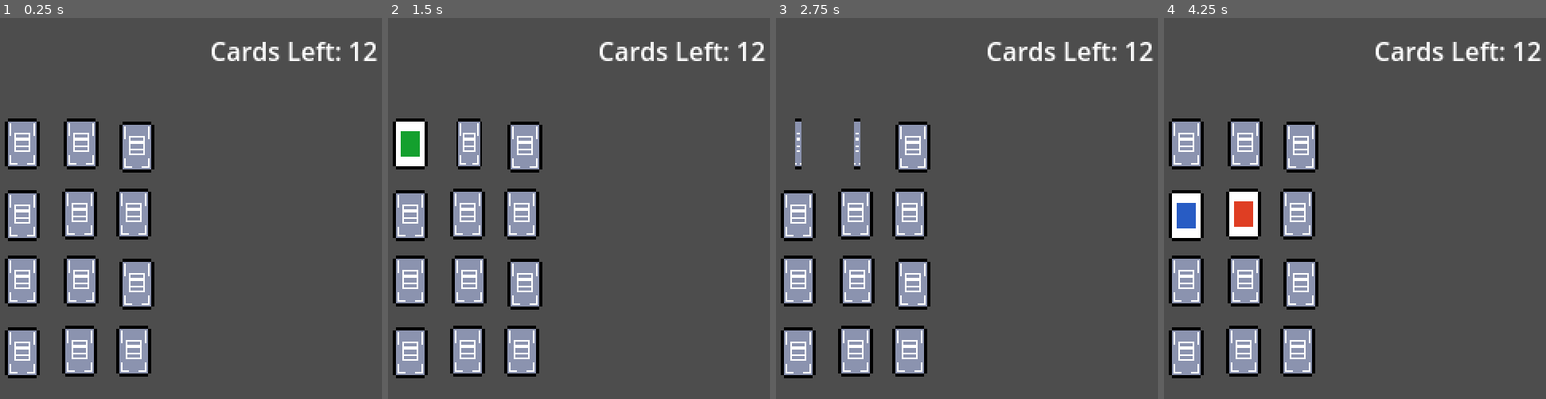
Above: before the commit, frames 1-4 (left to right).
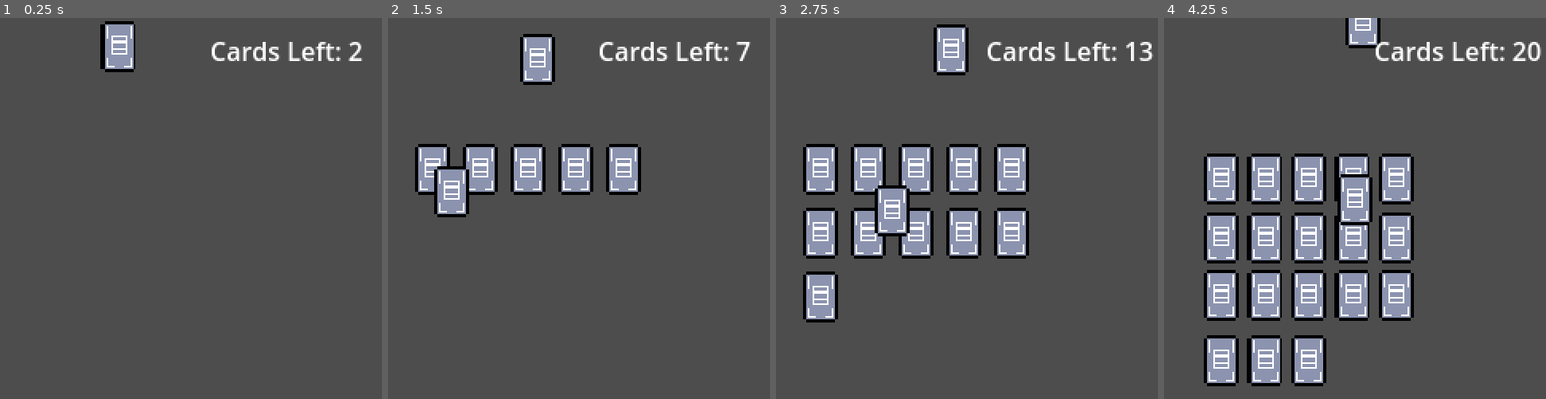
Above: after the commit, the same moments.

Repository: sugarvoid/card-sweeper
Game: Godot game, scene res://game/scene/game.tscn
Two runs of this game, one before a commit and one after it. Both use one fixed random seed, a clock stepped at 60 frames per second and the inputs below. The project has no main scene, so this scene is started directly.
Inputs (mouse positions are in pixels of both pictures, inside the frame that each line leads up to):
- Up to frame 1 (0.25 s): no input
- Up to frame 2 (1.5 s): move the mouse to (410, 143) at 0.52 s; click (410, 143) at 0.67 s; move the mouse to (468, 143) at 1.27 s; click (468, 143) at 1.42 s
- Up to frame 3 (2.75 s): move the mouse to (913, 147) at 2.02 s; click (913, 147) at 2.17 s
- Up to frame 4 (4.25 s): move the mouse to (1186, 216) at 2.77 s; click (1186, 216) at 2.92 s; move the mouse to (1244, 212) at 3.52 s; click (1244, 212) at 3.67 s; tap Escape (ui_cancel) at 4.15 s

The runs differ from the first frame. In frame 1, 16% of the frame differs, in the area x 1-99%, y 0-95%; in frame 2, 20%; in frame 3, 23%; in frame 4, 30%, in the area x 1-99%, y 0-97%.

Commit message:
Arranged cards. Player can only click two at a time

Diff:
--- a/game/scene/game.tscn
+++ b/game/scene/game.tscn
@@ -30,54 +30,159 @@
 
 [node name="CardPositions" type="Node" parent="CardManager"]
 
-[node name="Cards" type="Node" parent="CardManager"]
+[node name="0" type="Marker2D" parent="CardManager/CardPositions"]
+position = Vector2(70, 95)
 
-[node name="Card" parent="CardManager/Cards" instance=ExtResource("1_t8l60")]
-position = Vector2(56, 79)
+[node name="1" type="Marker2D" parent="CardManager/CardPositions"]
+position = Vector2(100, 95)
+
+[node name="2" type="Marker2D" parent="CardManager/CardPositions"]
+position = Vector2(130, 95)
+
+[node name="3" type="Marker2D" parent="CardManager/CardPositions"]
+position = Vector2(160, 95)
+
+[node name="4" type="Marker2D" parent="CardManager/CardPositions"]
+position = Vector2(190, 95)
+
+[node name="5" type="Marker2D" parent="CardManager/CardPositions"]
+position = Vector2(70, 135)
+
+[node name="6" type="Marker2D" parent="CardManager/CardPositions"]
+position = Vector2(100, 135)
+
+[node name="7" type="Marker2D" parent="CardManager/CardPositions"]
+position = Vector2(130, 135)
+
+[node name="8" type="Marker2D" parent="CardManager/CardPositions"]
+position = Vector2(160, 135)
+
+[node name="9" type="Marker2D" parent="CardManager/CardPositions"]
+position = Vector2(190, 135)
+
+[node name="10" type="Marker2D" parent="CardManager/CardPositions"]
+position = Vector2(70, 175)
+
+[node name="11" type="Marker2D" parent="CardManager/CardPositions"]
+position = Vector2(100, 175)
+
+[node name="12" type="Marker2D" parent="CardManager/CardPositions"]
+position = Vector2(130, 175)
+
+[node name="13" type="Marker2D" parent="CardManager/CardPositions"]
+position = Vector2(160, 175)
+
+[node name="14" type="Marker2D" parent="CardManager/CardPositions"]
+position = Vector2(190, 175)
+
+[node name="15" type="Marker2D" parent="CardManager/CardPositions"]
+position = Vector2(70, 220)
+
+[node name="16" type="Marker2D" parent="CardManager/CardPositions"]
+position = Vector2(100, 220)
+
+[node name="17" type="Marker2D" parent="CardManager/CardPositions"]
+position = Vector2(130, 220)
+
+[node name="18" type="Marker2D" parent="CardManager/CardPositions"]
+position = Vector2(160, 220)
+
+[node name="19" type="Marker2D" parent="CardManager/CardPositions"]
+position = Vector2(190, 220)
+
+[node name="Cards" type="Node2D" parent="CardManager"]
+
+[node name="Card0" parent="CardManager/Cards" instance=ExtResource("1_t8l60")]
+position = Vector2(267, 174)
+card_type = 1
+
+[node name="Card1" parent="CardManager/Cards" instance=ExtResource("1_t8l60")]
+position = Vector2(297, 174)
 card_type = 1
 
 [node name="Card2" parent="CardManager/Cards" instance=ExtResource("1_t8l60")]
-position = Vector2(93, 79)
+position = Vector2(327, 174)
 card_type = 1
 
 [node name="Card3" parent="CardManager/Cards" instance=ExtResource("1_t8l60")]
-position = Vector2(128, 81)
-card_type = 2
+position = Vector2(415, 170)
+card_type = 1
 
 [node name="Card4" parent="CardManager/Cards" instance=ExtResource("1_t8l60")]
-position = Vector2(56, 124)
-card_type = 3
+position = Vector2(478, 174)
+card_type = 1
 
 [node name="Card5" parent="CardManager/Cards" instance=ExtResource("1_t8l60")]
-position = Vector2(92, 123)
-card_type = 4
+position = Vector2(274, 210)
+card_type = 1
 
 [node name="Card6" parent="CardManager/Cards" instance=ExtResource("1_t8l60")]
-position = Vector2(126, 123)
-card_type = 5
+position = Vector2(322, 225)
+card_type = 1
 
 [node name="Card7" parent="CardManager/Cards" instance=ExtResource("1_t8l60")]
-position = Vector2(56, 165)
+position = Vector2(366, 221)
 card_type = 1
 
 [node name="Card8" parent="CardManager/Cards" instance=ExtResource("1_t8l60")]
-position = Vector2(93, 165)
+position = Vector2(406, 223)
 card_type = 1
 
 [node name="Card9" parent="CardManager/Cards" instance=ExtResource("1_t8l60")]
-position = Vector2(128, 167)
-card_type = 2
+position = Vector2(453, 224)
+card_type = 1
 
 [node name="Card10" parent="CardManager/Cards" instance=ExtResource("1_t8l60")]
-position = Vector2(56, 210)
-card_type = 3
+position = Vector2(294, 291)
+card_type = 1
 
 [node name="Card11" parent="CardManager/Cards" instance=ExtResource("1_t8l60")]
-position = Vector2(92, 209)
-card_type = 4
+position = Vector2(339, 288)
+card_type = 1
 
 [node name="Card12" parent="CardManager/Cards" instance=ExtResource("1_t8l60")]
-position = Vector2(126, 209)
-card_type = 5
+position = Vector2(381, 291)
+card_type = 1
+
+[node name="Card13" parent="CardManager/Cards" instance=ExtResource("1_t8l60")]
+position = Vector2(430, 292)
+card_type = 1
+
+[node name="Card14" parent="CardManager/Cards" instance=ExtResource("1_t8l60")]
+position = Vector2(465, 294)
+card_type = 1
+
+[node name="Card15" parent="CardManager/Cards" instance=ExtResource("1_t8l60")]
+position = Vector2(269, 347)
+card_type = 1
+
+[node name="Card16" parent="CardManager/Cards" instance=ExtResource("1_t8l60")]
+position = Vector2(321, 344)
+card_type = 1
+
+[node name="Card17" parent="CardManager/Cards" instance=ExtResource("1_t8l60")]
+position = Vector2(360, 342)
+card_type = 1
+
+[node name="Card18" parent="CardManager/Cards" instance=ExtResource("1_t8l60")]
+position = Vector2(405, 343)
+card_type = 1
+
+[node name="Card19" parent="CardManager/Cards" instance=ExtResource("1_t8l60")]
+position = Vector2(447, 343)
+card_type = 1
+
+[node name="TmrStartGame" type="Timer" parent="CardManager"]
+
+[node name="LblStart" type="Label" parent="CardManager"]
+offset_left = 87.0
+offset_top = 110.0
+offset_right = 235.0
+offset_bottom = 179.0
+scale = Vector2(1e-05, 1e-05)
+pivot_offset = Vector2(74, 34)
+theme_override_font_sizes/font_size = 50
+text = "START"
 
 [connection signal="timeout" from="CardManager/TmrFlipDelay" to="CardManager" method="_on_tmr_flip_delay_timeout"]
+[connection signal="timeout" from="CardManager/TmrStartGame" to="CardManager" method="_on_tmr_start_game_timeout"]
--- a/game/script/card.gd
+++ b/game/script/card.gd
@@ -19,7 +19,13 @@
 
 const BACK_FRAME = 0
 var front_frame: int = 1
+var slot: int
+var board_position: Vector2
+var is_on_board: bool
 
+var positions: Array[Vector2] = [
+	Vector2()
+]
 
 
 # Called when the node enters the scene tree for the first time.
@@ -33,6 +39,9 @@
 # Called every frame. 'delta' is the elapsed time since the previous frame.
 func _process(delta):
 	pass
+
+func set_board_position(pos: Vector2):
+	board_position = pos
 
 func setup(type: int):
 	self.card_type = type
@@ -55,6 +64,22 @@
 func change_to_back():
 	$Sprite2D.frame = BACK_FRAME
 
+func slide_to_position() -> void:
+	var tween = get_tree().create_tween()
+	tween.tween_property(self, "position", board_position, 0.5)
+	tween.tween_callback(on_board_placement)
+
+func fake_shuffle() -> void:
+	var tween = get_tree().create_tween()
+	tween.tween_property(self, "position", Vector2(166,166), 1)
+	await get_tree().create_timer(0.2).timeout
+	await tween.finished
+	var tween2 = get_tree().create_tween()
+	tween2.tween_property(self, "position", board_position, 1)
+	tween2.tween_callback(on_board_placement)
+
+func on_board_placement():
+	pass
 
 func _on_area_2d_input_event(viewport, event, shape_idx):
 	if event is InputEventMouseButton and event.pressed and event.button_index==1:
--- a/game/script/card_manager.gd
+++ b/game/script/card_manager.gd
@@ -10,29 +10,55 @@
 var graveyard_card: Array[Card]
 var cards_on_board: Array[Card]
 
+var can_click: bool = false
 
+var slots: Array[bool]
 
 # Called when the node enters the scene tree for the first time.
 func _ready():
+	slots.resize(20)
+	$TmrStartGame.start(5)
+
 	new_game_shuffle()
 	for c: Card in $Cards.get_children():
+		add_card_to_graveyard(c)
+		var card_num: int = int(c.name.substr(4,2).strip_edges())
+		c.slot = card_num
+		c.set_board_position(get_board_pos(card_num))
 		c.connect("was_clicked", flip_over_card)
 		c.connect("remove_me", add_card_to_graveyard)
 		c.connect("done_flipping", add_to_array)
-		cards_on_board.push_back(c)
 		emit_signal("on_card_amount_change", cards_on_board.size())
 	print('manager ready')
+
+	for i in range(20):
+		add_a_card_to_borad()
+		await get_tree().create_timer(0.2).timeout
+
+	print(slots)
 
 
 
 # Called every frame. 'delta' is the elapsed time since the previous frame.
 func _process(delta):
 	pass
+	##print(faceup_cards.size())
+
+func _unhandled_input(event):
+	if event.is_action_pressed("ui_cancel"):
+		for c: Card in $Cards.get_children():
+			c.fake_shuffle()
+
+
+func get_board_pos(slot: int) -> Vector2:
+	return $CardPositions.get_child(slot).position
+
 
 func new_game_shuffle() -> void:
 	randomize()
 	for c: Card in $Cards.get_children():
 		c.setup(randi_range(1,4))
+
 
 func _gen_card_type() -> int:
 	randomize()
@@ -46,17 +72,24 @@
 		return Card.CARD_TYPE.CLAEN
 
 
-func add_card_to_borad(pos: Vector2) -> void:
+func add_a_card_to_borad() -> void:
 	var next_up: Card = graveyard_card.pop_front()
+	cards_on_board.push_back(next_up)
 	next_up.setup(_gen_card_type())
+	slots[next_up.slot] = true
+	next_up.slide_to_position()
+	next_up.is_on_board = true
 	emit_signal("on_card_amount_change", cards_on_board.size())
 
 func add_card_to_graveyard(c: Card) -> void:
 	c.reset()
+	slots[c.slot] = false
+	c.is_on_board = true
 	c.position = $Graveyard.position
 	graveyard_card.push_back(c)
 	cards_on_board.erase(c)
 	emit_signal("on_card_amount_change", cards_on_board.size())
+	print(slots)
 
 func put_cards_facedown() -> void:
 	cards_clicked = 0
@@ -78,26 +111,41 @@
 	return true
 
 func flip_over_card(c: Card) -> void:
-	if cards_clicked < 2:
-		cards_clicked += 1
+	if cards_clicked < 2 and can_click:
 		if faceup_cards.size() < 2:
 			if !c.is_face_showing:
+				cards_clicked += 1
 				c.faceup()
 
 func check_cards() -> void:
 	#TODO: Check if cards match
-				if faceup_cards[0].card_type == faceup_cards[1].card_type:
-					print("they match")
-					#TODO: Remove cards from board
-					for card in faceup_cards:
-						card.fade_away()
-					faceup_cards.clear()
-					cards_clicked = 0
-				else:
-					$TmrFlipDelay.start()
+	if faceup_cards[0].card_type == faceup_cards[1].card_type:
+		print("they match")
+		#TODO: Remove cards from board
+		for card in faceup_cards:
+			card.fade_away()
+		faceup_cards.clear()
+		cards_clicked = 0
+		if faceup_cards[0].card_type == 6:
+			pass
+			#TODO: Remove one skull card
+		if faceup_cards[0].card_type == 5:
+			pass
+			#TODO: Player matched skull
+	else:
+		$TmrFlipDelay.start()
 
 func remove_card(c: Card) -> void:
 	print(str("remove card: ", c.name))
 
 func _on_tmr_flip_delay_timeout():
 	put_cards_facedown()
+
+
+func _on_tmr_start_game_timeout():
+
+	var tween = get_tree().create_tween()
+	tween.tween_property($LblStart, "scale", Vector2(1,1), 0.8)
+	tween.tween_property($LblStart, "modulate:a", 0, 1)
+	await tween.finished
+	can_click = true
